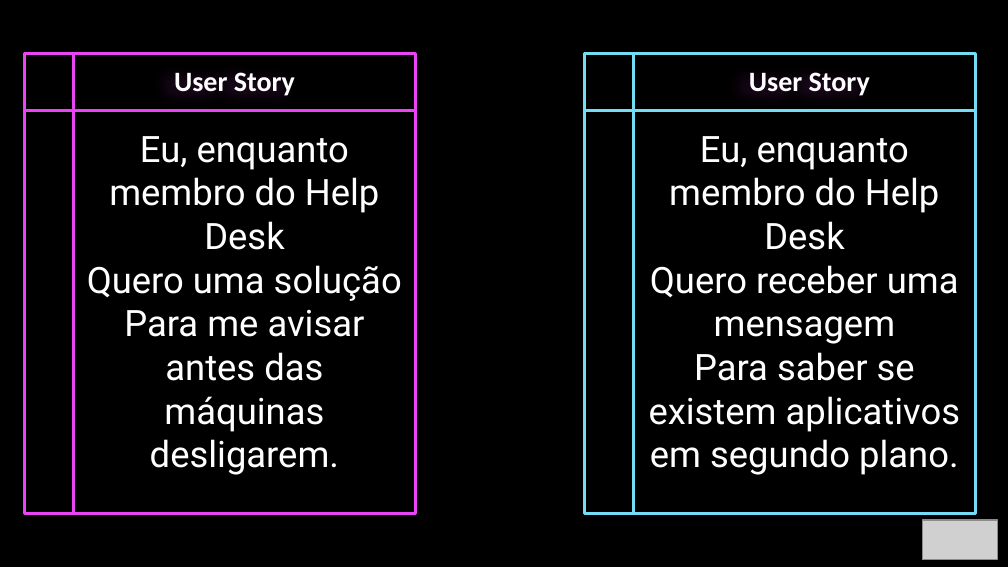
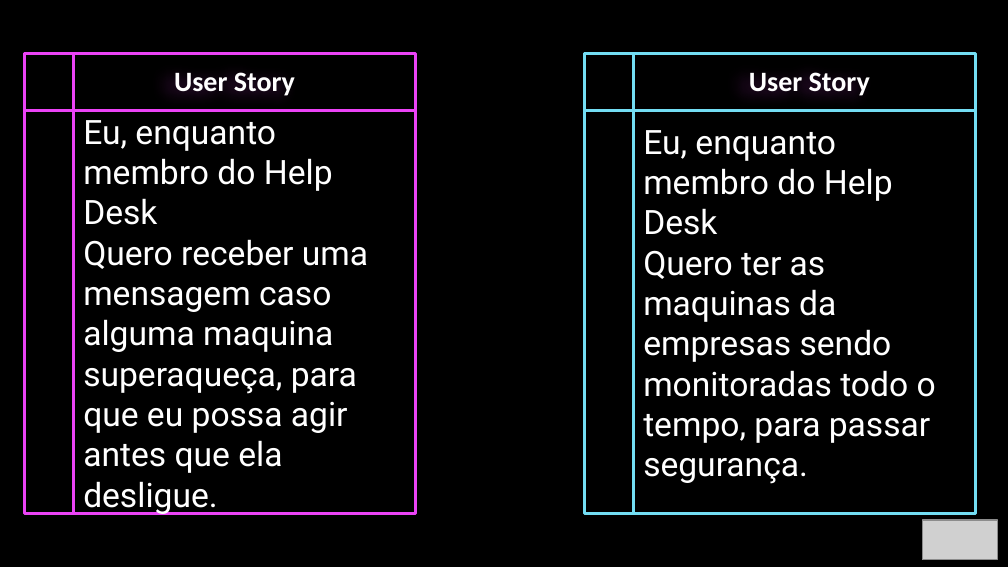
Before and after one commit to JuliaBudavicius/Gelis, a slide deck: slide 5 of Apresentação.pptx. Drawn at 1008x567 pixels with LibreOffice and Linux fonts; fonts in the diff are those of the drawing; grey boxes stand for pictures. Boxes give left, top, right and bottom in pixels: in the first picture for what was removed or moved away, otherwise in the second. Text is boxed around its words. In the diff, an @@ line names an element or a change of style, - is before the commit and + after.

```diff
--- a/Apresentação.pptx
+++ b/Apresentação.pptx
@@ text in flow chart internal storage at (x1=83, y1=120, x2=333, y2=225): size 26 to 24 pt in "Eu, enquanto membro do Help Desk"; alignment centre to left @@
@@ text in flow chart internal storage at (x1=643, y1=130, x2=893, y2=235): size 26 to 24 pt in "Eu, enquanto membro do Help Desk"; alignment centre to left @@
@@ text in flow chart internal storage at (x1=83, y1=239, x2=368, y2=515): text changed; size 26 to 24 pt @@
-Quero uma solução
-Para me avisar antes das máquinas desligarem.
+Quero receber uma mensagem caso alguma maquina superaqueça, para que eu possa agir antes que ela desligue.
@@ text in flow chart internal storage at (x1=643, y1=250, x2=936, y2=484): text changed; size 26 to 24 pt @@
-Quero receber uma mensagem
-Para saber se existem aplicativos em segundo plano.
+Quero ter as maquinas da empresas sendo monitoradas todo o tempo, para passar segurança.
```
Also in this commit, not shown: 1 other slide changed.
